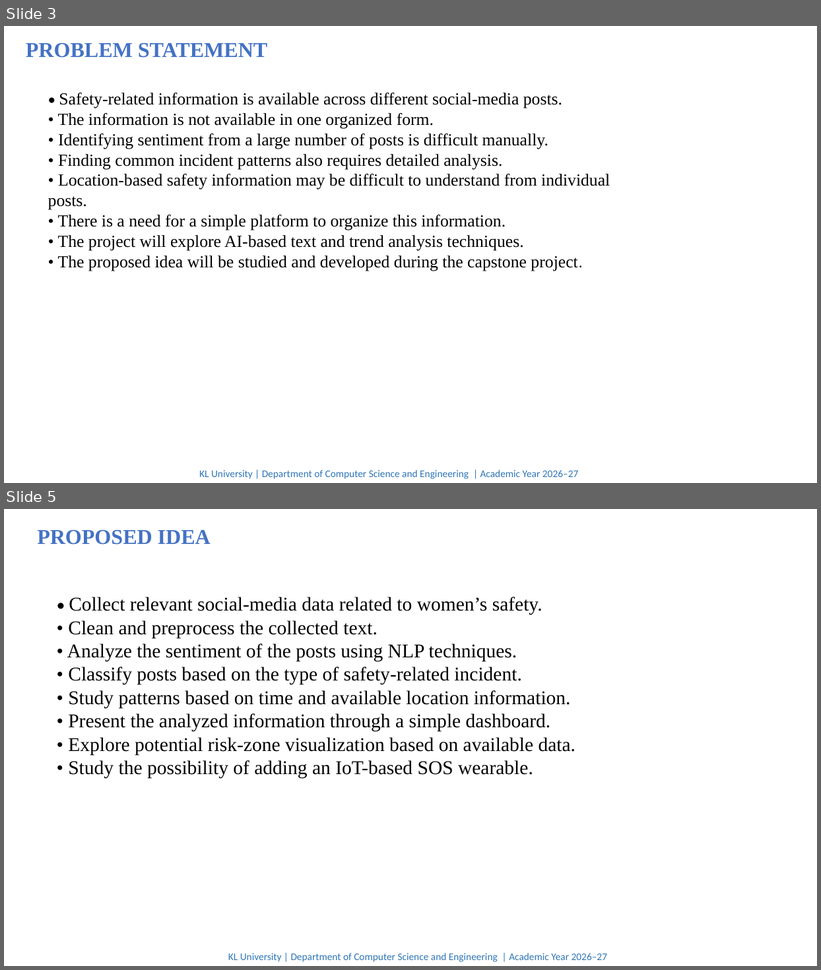
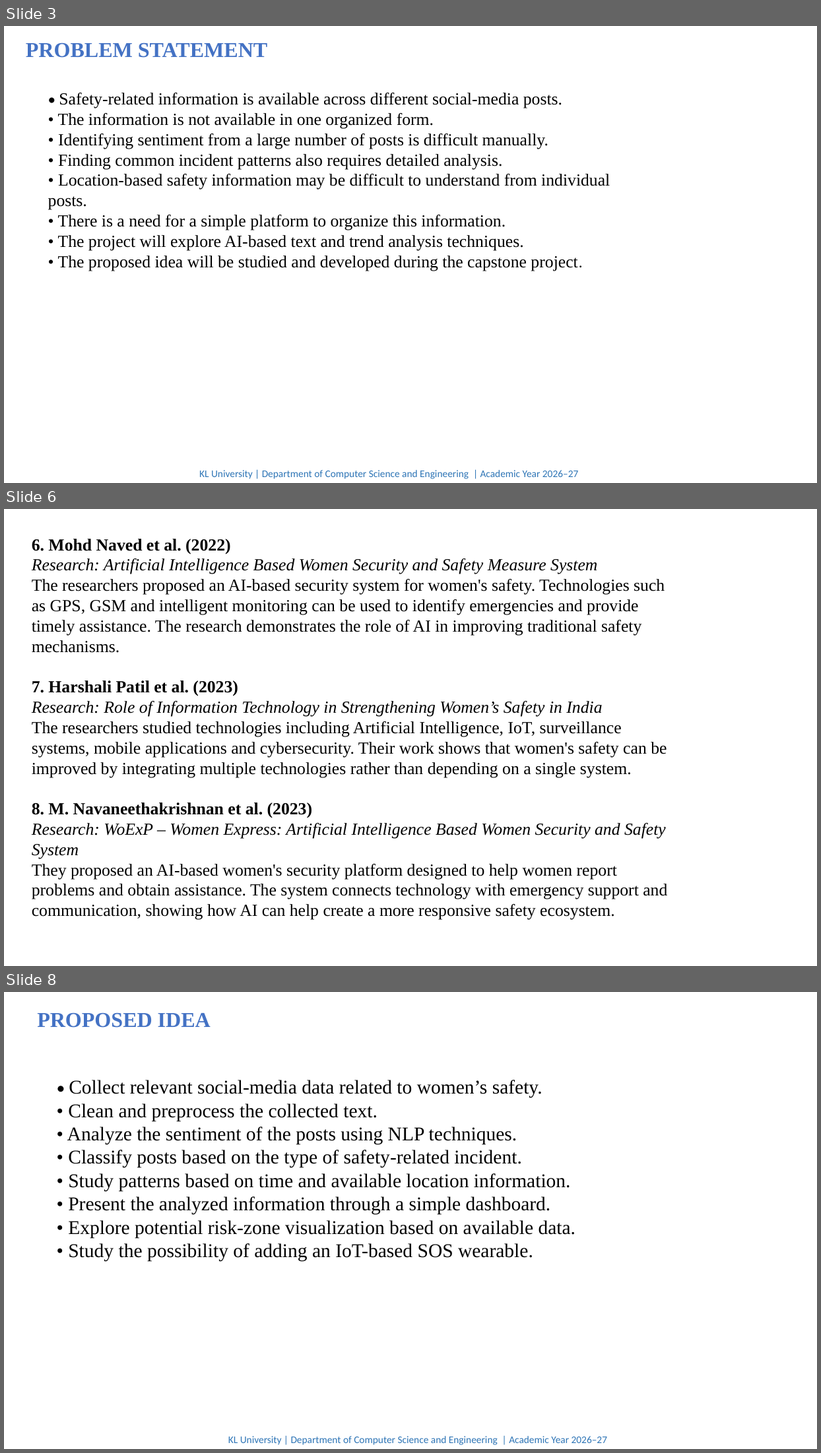
Before and after one commit to Sudheer-badam/CAPSTONE-PROJECT-BATCH-220, a slide deck: report/CAPSTONE PROJECT PPT-220-2 UPDATED.pptx. Shown one above the other, each under a label of ours: slides 3 and 5 before the commit, slides 3, 6 and 8 after it; the slides between them are not shown. The pictures are 821x970 and 821x1453 pixels, drawn with LibreOffice and Linux fonts; fonts in the diff are those of the drawing. Boxes give left, top, right and bottom in pixels: in the first picture for what was removed or moved away, otherwise in the second. Text is boxed around its words. In the diff, an @@ line names an element or a change of style, - is before the commit and + after.

Commit message:
Remove PPT and Research Paper upload/edit options, add customized Terms & Conditions modal, and update PPT

```diff
--- a/report/CAPSTONE PROJECT PPT-220-2 UPDATED.pptx
+++ b/report/CAPSTONE PROJECT PPT-220-2 UPDATED.pptx
@@ slide 6 added at [4,509,817,966], background #FFFFFF @@
@@ text added at [32,539,667,920], 20 pt, text #000000 @@
+6. Mohd Naved et al. (2022)
+Research: Artificial Intelligence Based Women Security and Safety Measure System
+The researchers proposed an AI-based security system for women's safety. Technologies such as GPS, GSM and intelligent monitoring can be used to identify emergencies and provide timely assistance. The research demonstrates the role of AI in improving traditional safety mechanisms.
+7. Harshali Patil et al. (2023)
+Research: Role of Information Technology in Strengthening Women’s Safety in India
+The researchers studied technologies including Artificial Intelligence, IoT, surveillance systems, mobile applications and cybersecurity. Their work shows that women's safety can be improved by integrating multiple technologies rather than depending on a single system.
+8. M. Navaneethakrishnan et al. (2023)
+Research: WoExP – Women Express: Artificial Intelligence Based Women Security and Safety System
+They proposed an AI-based women's security platform designed to help women report problems and obtain assistance. The system connects technology with emergency support and communication, showing how AI can help create a more responsive safety ecosystem.
@@ what was slide 5 is now slide 8 @@
```
Also in this commit, not shown: 4 slides changed, 3 other slides added, 3 other files.
